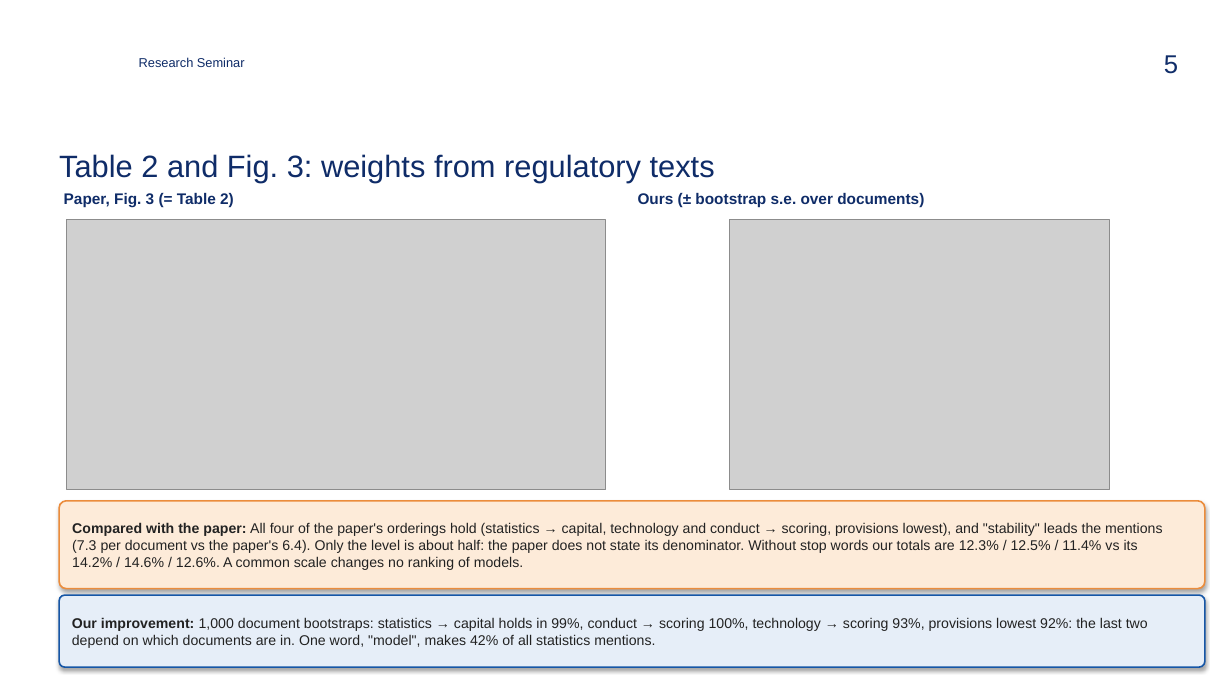
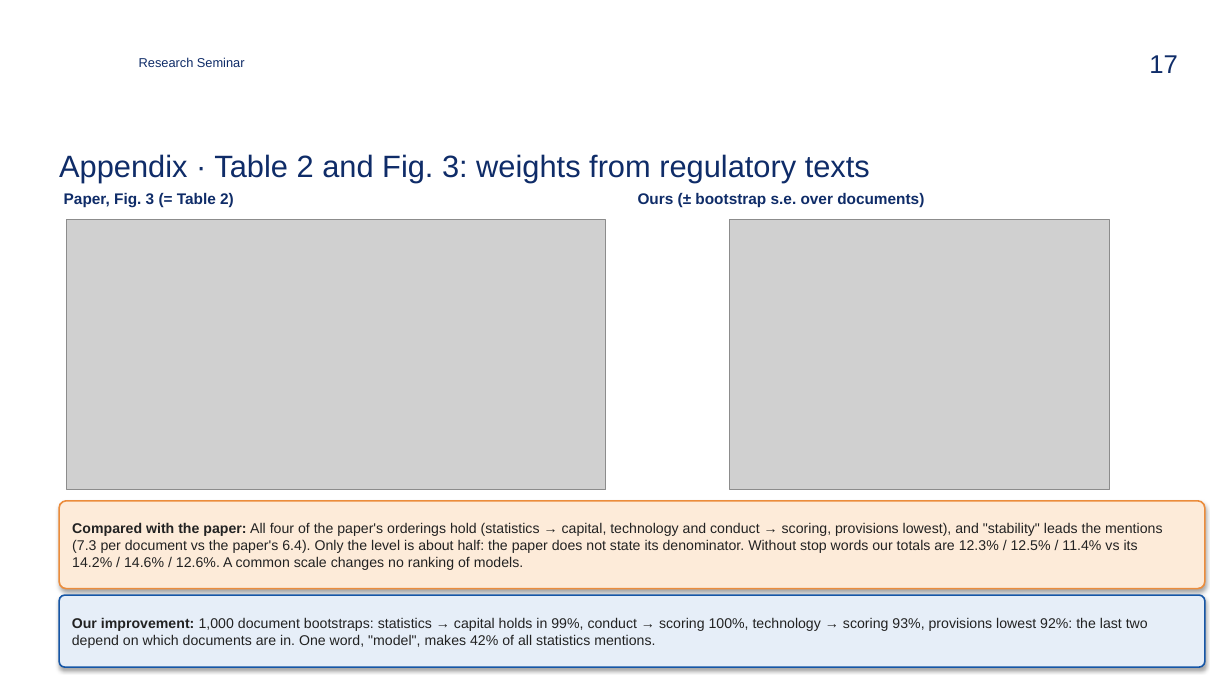
Before and after one commit to zavaz5/ml-model-risk, a slide deck: slide 17 of docs/presentation.pptx (slide 5 before the commit). Drawn at 1232x693 pixels with LibreOffice and Linux fonts; fonts in the diff are those of the drawing; grey boxes stand for pictures; background and template pictures are left out. Boxes give left, top, right and bottom in pixels: in the first picture for what was removed or moved away, otherwise in the second. Text is boxed around its words. In the diff, an @@ line names an element or a change of style, - is before the commit and + after.

```diff
--- a/docs/presentation.pptx
+++ b/docs/presentation.pptx
@@ page number at bbox=[1149, 55, 1178, 73]: text changed @@
-5
+17
@@ title at bbox=[59, 154, 870, 182]: text changed @@
-Table 2 and Fig. 3: weights from regulatory texts
+Appendix · Table 2 and Fig. 3: weights from regulatory texts
```
Also in this commit, not shown: 13 other slides changed, 10 slides added, 18 other files.
